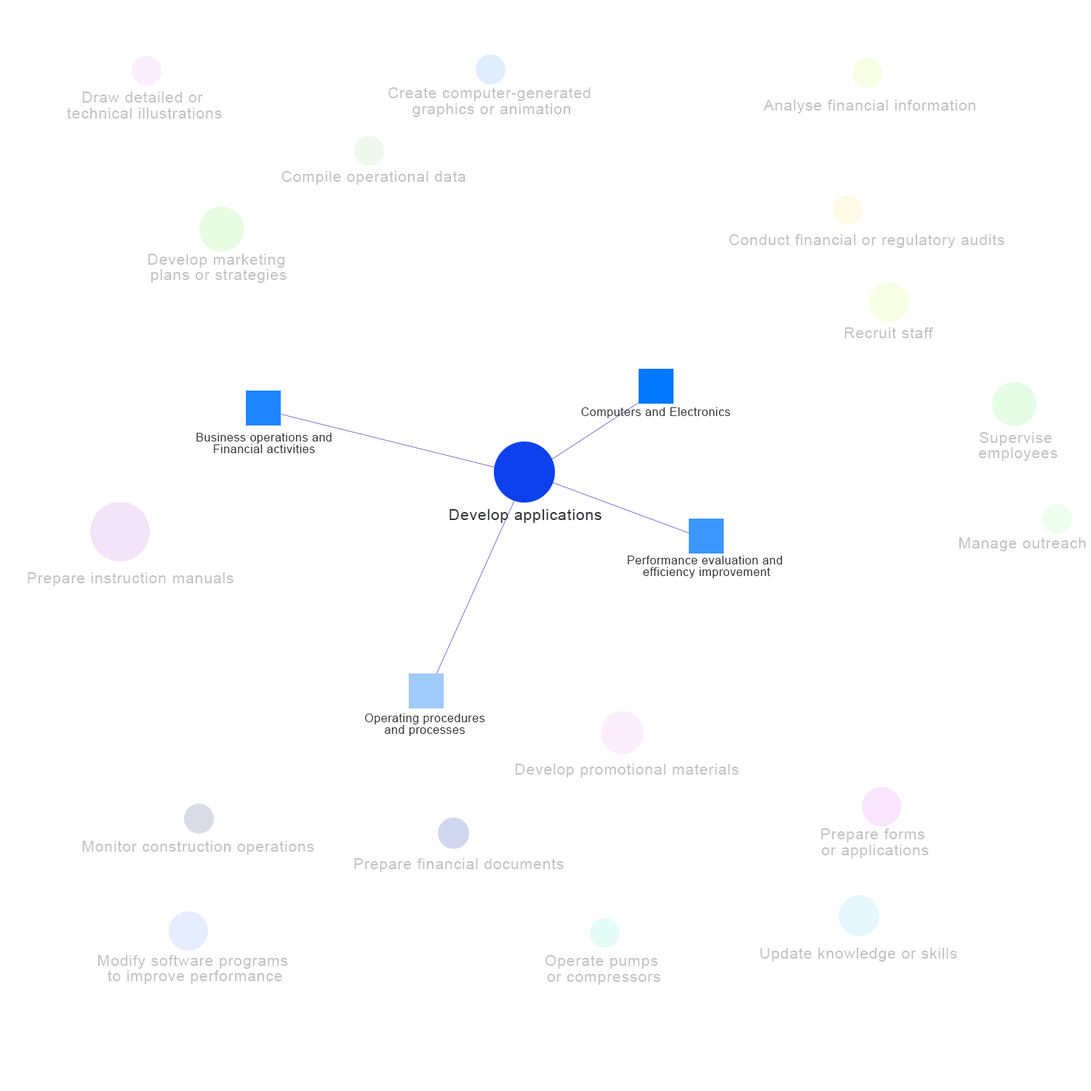
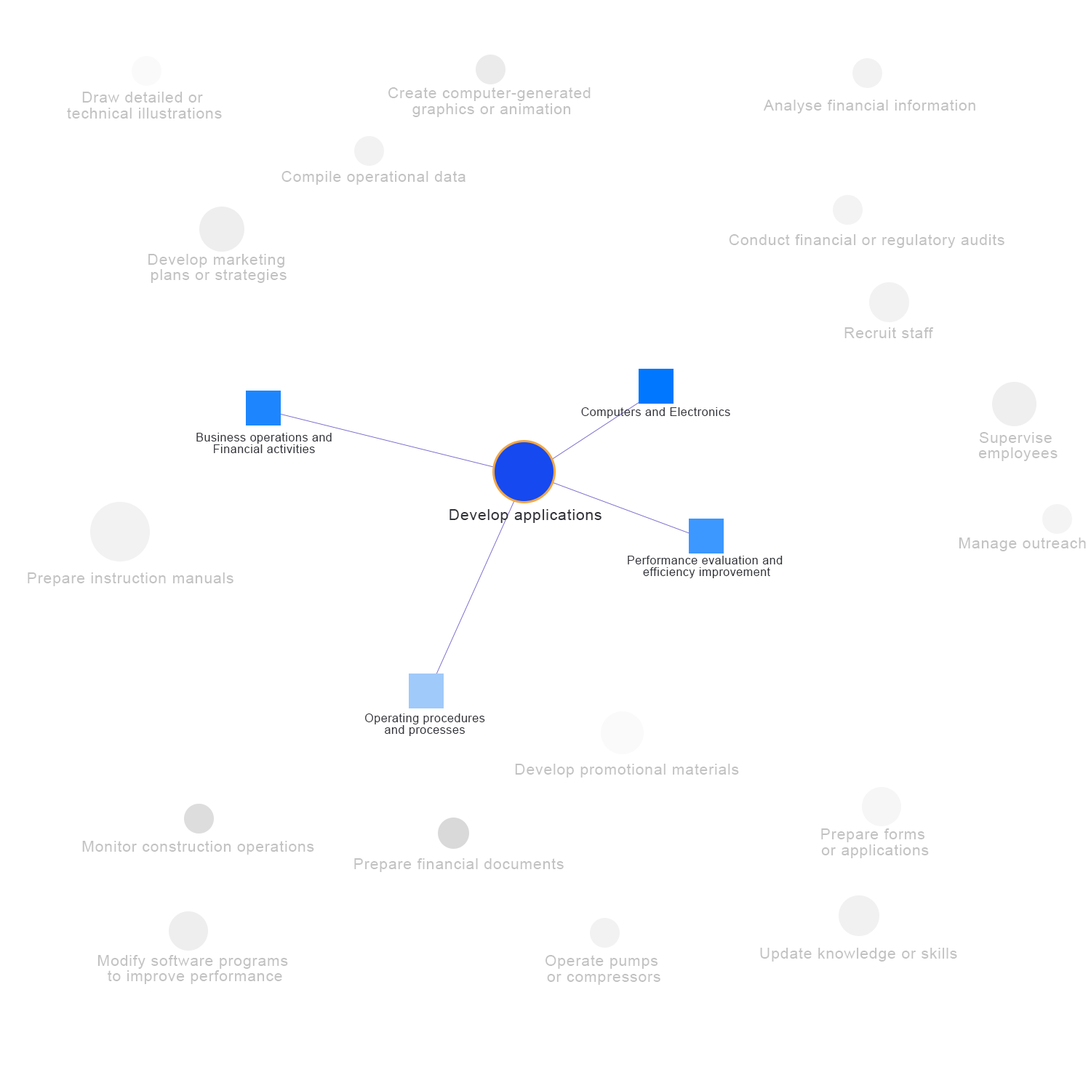
Layers edited between the first and the second 1091 × 1091 image:
painted on "Ellipse 1" over [492, 440, 556, 504]
